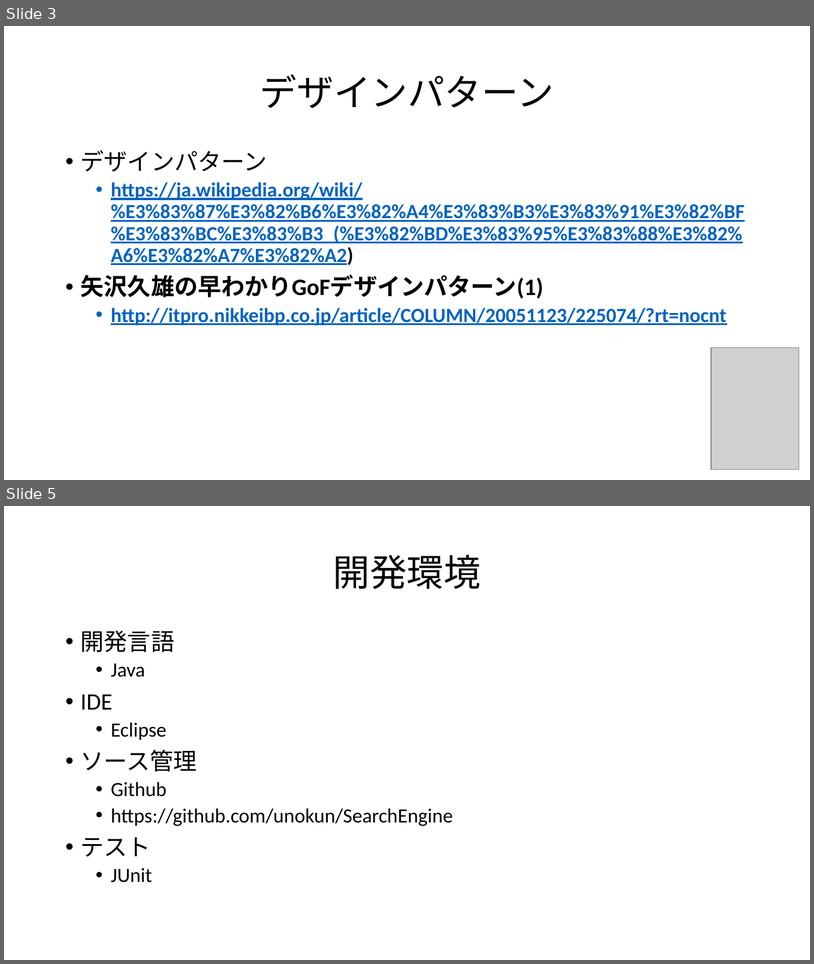
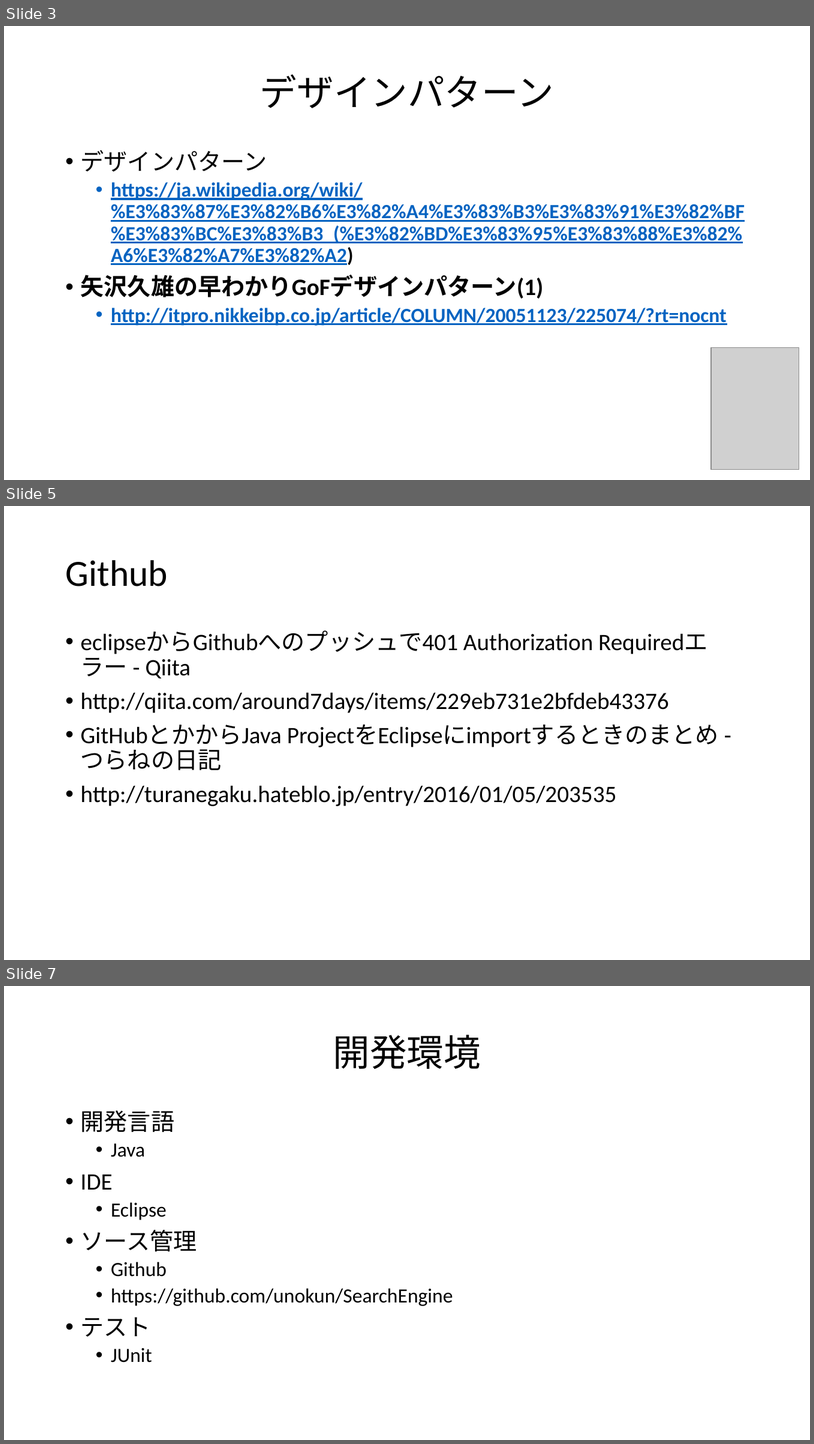
Before and after one commit to unokun/SearchEngine, a slide deck: doc/検索エンジン.pptx. Shown one above the other, each under a label of ours: slides 3 and 5 before the commit, slides 3, 5 and 7 after it; the slides between them are not shown. The pictures are 814x964 and 814x1444 pixels, drawn with LibreOffice and Linux fonts; fonts in the diff are those of the drawing; grey boxes stand for pictures. Boxes give left, top, right and bottom in pixels: in the first picture for what was removed or moved away, otherwise in the second. Text is boxed around its words. In the diff, an @@ line names an element or a change of style, - is before the commit and + after.

```diff
--- a/doc/検索エンジン.pptx
+++ b/doc/検索エンジン.pptx
@@ slide 5 added at (4,506,810,960), background #FFFFFF @@
@@ title added at (65,560,168,586), 44 pt, text #000000 @@
+Github
@@ text added at (81,630,719,806), 28 pt, text #000000 @@
+• eclipseからGithubへのプッシュで401 Authorization Requiredエラー - Qiita
+• http://qiita.com/around7days/items/229eb731e2bfdeb43376
+• GitHubとかからJava ProjectをEclipseにimportするときのまとめ - つらねの日記
+• http://turanegaku.hateblo.jp/entry/2016/01/05/203535
@@ what was slide 5 is now slide 7 @@
```
Also in this commit, not shown: 1 slide changed, 1 other slide added, 3 other files.
